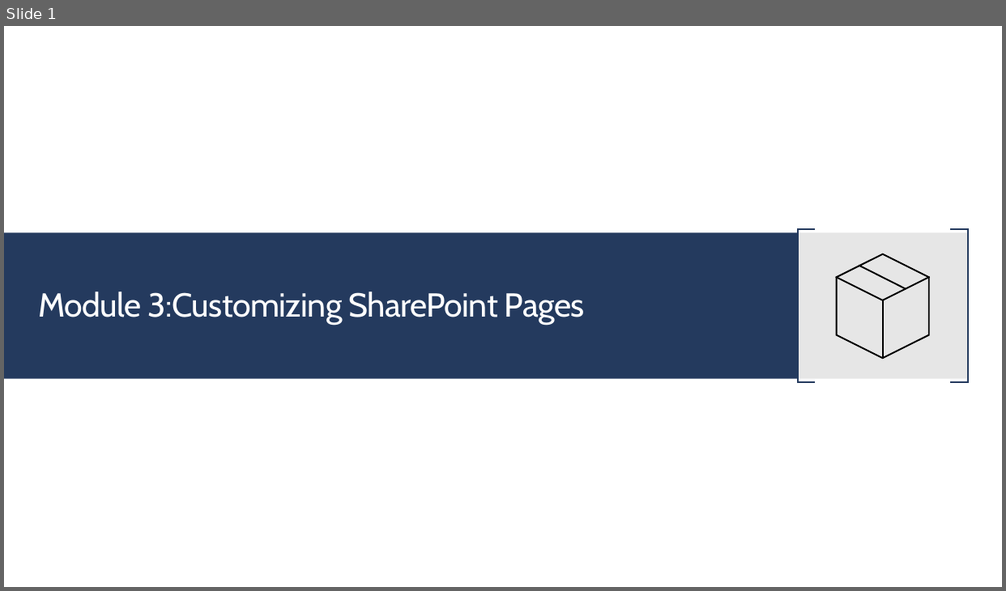
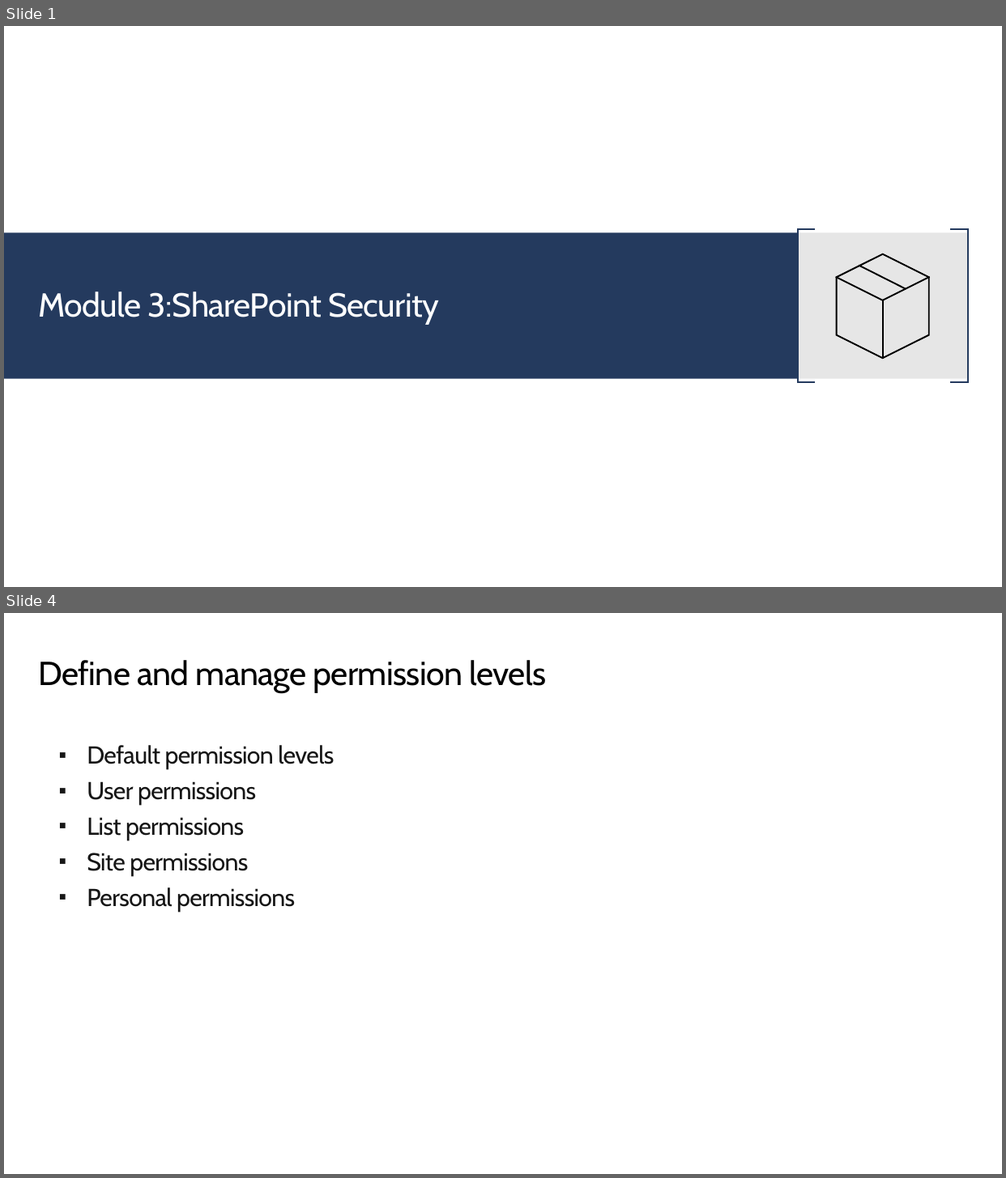
Before and after one commit to JPOWER4/SharePoint-2019-Training, a slide deck: Microsoft SharePoint 2019 Module 3.pptx. Shown one above the other, each under a label of ours: slide 1 before the commit, slides 1 and 4 after it; the slides between them are not shown. The pictures are 1006x591 and 1006x1178 pixels, drawn with LibreOffice and Linux fonts; fonts in the diff are those of the drawing. Boxes give left, top, right and bottom in pixels: in the first picture for what was removed or moved away, otherwise in the second. Text is boxed around its words. In the diff, an @@ line names an element or a change of style, - is before the commit and + after.

```diff
--- a/Microsoft SharePoint 2019 Module 3.pptx
+++ b/Microsoft SharePoint 2019 Module 3.pptx
@@ slide 4 added at (x1=4, y1=613, x2=1002, y2=1174), background #FFFFFF @@
@@ title added at (x1=38, y1=660, x2=546, y2=693), 32 pt, text #000000 @@
+Define and manage permission levels
@@ text added at (x1=87, y1=745, x2=334, y2=912), 23.5 pt, text #161616 @@
+▪ Default permission levels
+▪ User permissions
+▪ List permissions
+▪ Site permissions
+▪ Personal permissions
@@ slide 1 changed as well @@
@@ title at (x1=38, y1=292, x2=439, y2=325): text changed @@
-Module 3:Customizing SharePoint Pages
+Module 3:SharePoint Security
```
Also in this commit, not shown: 5 other slides added, 3 slides removed, 16 other files.
